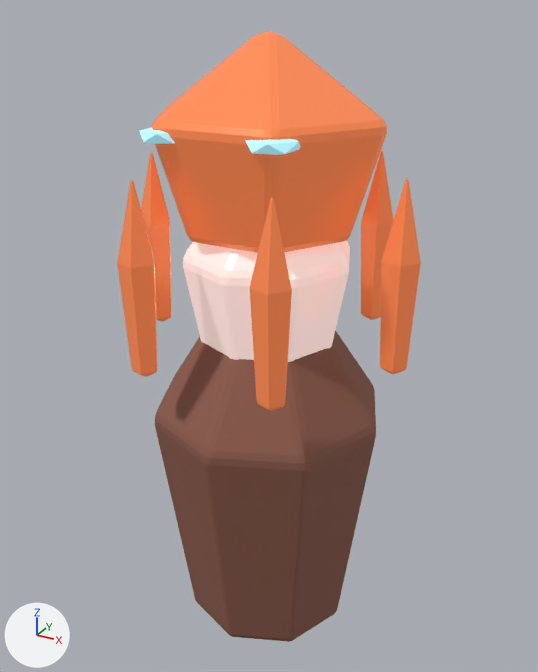
An edit to the Blender file assets/models/source/deep-fracture-creature-FacetSentry-fire.blend, drawn before and after from the same camera.
Camera for both pictures: a 50 mm camera at (1.2, -2.19, 2.55) aimed at (-0.02, 0.03, 1.44). Arrows for +X, +Y and +Z are at lower left; the lights stay in place. The picture after the commit comes second.

The older version as bpy lines, for what is in view:
```python
ob_control_core = bpy.data.objects.new('control-core', me_control_core)
ob_control_core.location = (0.0, 0.0, 1.695)
ob_inset_eye_1 = bpy.data.objects.new('inset-eye-1', me_icosphere_001)
ob_inset_eye_1.location = (0.185, -0.306, 2.196)
ob_pedestal = bpy.data.objects.new('pedestal', me_pedestal)
ob_pedestal.location = (0.0, 0.0, 1.026)
ob_prong0 = bpy.data.objects.new('prong0', me_prong0)
ob_prong0.location = (0.486, 0.0, 1.752)
ob_prong1 = bpy.data.objects.new('prong1', me_prong1)
ob_prong1.location = (0.246, -0.416, 1.752)
ob_prong2 = bpy.data.objects.new('prong2', me_prong2)
ob_prong2.location = (-0.234, -0.416, 1.752)
ob_prong3 = bpy.data.objects.new('prong3', me_prong3)
ob_prong3.location = (-0.474, 0.0, 1.752)
ob_prong5 = bpy.data.objects.new('prong5', me_prong5)
ob_prong5.location = (0.246, 0.416, 1.752)
ob_sensor = bpy.data.objects.new('sensor', me_sensor)
ob_sensor.location = (0.0, 0.0, 2.162)
```
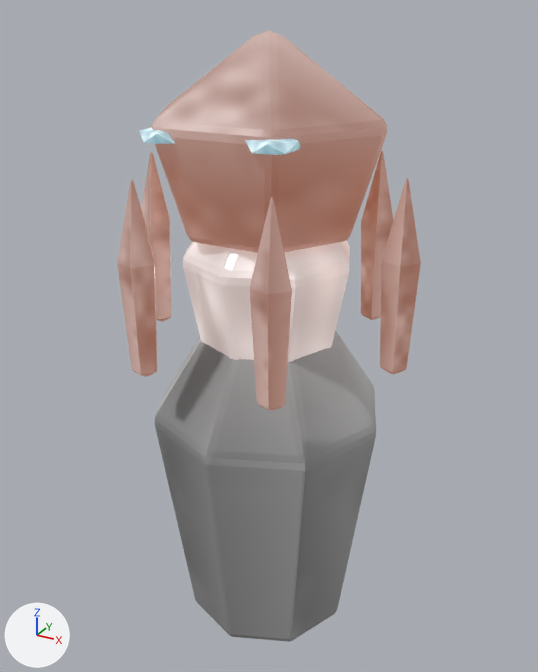
Where the change shows, as pixel boxes (x1, y1, x2, y2) in the pictures (538 x 672 px):
'pedestal', recoloured (brown to grey)
    both: (155, 330, 376, 642)
'sensor', recoloured (orange to beige)
    both: (151, 30, 387, 253)
'control-core', recoloured
    both: (183, 240, 350, 362)
'prong1', recoloured (orange to beige)
    both: (250, 197, 292, 411)
'prong0', recoloured (orange to beige)
    both: (380, 178, 421, 374)
'prong2', recoloured (orange to beige)
    both: (117, 179, 157, 377)
'prong5', recoloured (orange to beige)
    both: (361, 151, 394, 320)
'prong3', recoloured (orange to beige)
    both: (141, 151, 171, 322)
'inset-eye-1', recoloured
    both: (245, 139, 301, 155)
'inset-eye--1', recoloured
    both: (139, 128, 175, 144)

Edits to the bpy script that builds the scene:
```text
Change me_control_core:
    where me_control_core.from_pydata(...)  # 18 vertices, 32 faces; spans x -0.31..0.31, y -0.31..0.31, z -0.425..0.425
    remove me_control_core.materials.append(mat_export_source)  # pale pink #fde4dd, glowing white #ffffff
    add me_control_core.materials.append(mat_export_source_crystal)  # picture img_creature_crystal, glowing white #ffffff
Change me_pedestal:
    where me_pedestal.from_pydata(...)  # 18 vertices, 32 faces; spans x -0.44..0.44, y -0.44..0.44, z -0.83..0.83
    remove me_pedestal.materials.append(mat_export_source_001)  # brown #8f5d4d
    add me_pedestal.materials.append(mat_export_source_001_carapace)  # picture img_creature_carapace
Change me_sensor:
    where me_sensor.from_pydata(...)  # 14 vertices, 24 faces; spans x -0.42..0.42, y -0.364..0.364, z -0.342..0.342
    remove me_sensor.materials.append(mat_export_source_002)  # orange #f98650, glowing orange #e27948
    add me_sensor.materials.append(mat_export_source_002_carapace)  # picture img_creature_carapace, glowing orange #e27948
Change me_prong0:
    where me_prong0.from_pydata(...)  # 12 vertices, 20 faces; spans x -0.059..0.059, y -0.062..0.062, z -0.342..0.342
    remove me_prong0.materials.append(mat_export_source_002)  # orange #f98650, glowing orange #e27948
    add me_prong0.materials.append(mat_export_source_002_carapace)  # picture img_creature_carapace, glowing orange #e27948
Change me_prong1:
    where me_prong1.from_pydata(...)  # 12 vertices, 20 faces; spans x -0.059..0.059, y -0.062..0.062, z -0.342..0.342
    remove me_prong1.materials.append(mat_export_source_002)  # orange #f98650, glowing orange #e27948
    add me_prong1.materials.append(mat_export_source_002_carapace)  # picture img_creature_carapace, glowing orange #e27948
Change me_prong2:
    where me_prong2.from_pydata(...)  # 12 vertices, 20 faces; spans x -0.059..0.059, y -0.062..0.062, z -0.342..0.342
    remove me_prong2.materials.append(mat_export_source_002)  # orange #f98650, glowing orange #e27948
    add me_prong2.materials.append(mat_export_source_002_carapace)  # picture img_creature_carapace, glowing orange #e27948
Change me_prong3:
    where me_prong3.from_pydata(...)  # 12 vertices, 20 faces; spans x -0.059..0.059, y -0.062..0.062, z -0.342..0.342
    remove me_prong3.materials.append(mat_export_source_002)  # orange #f98650, glowing orange #e27948
    add me_prong3.materials.append(mat_export_source_002_carapace)  # picture img_creature_carapace, glowing orange #e27948
Change me_prong5:
    where me_prong5.from_pydata(...)  # 12 vertices, 20 faces; spans x -0.059..0.059, y -0.062..0.062, z -0.342..0.342
    remove me_prong5.materials.append(mat_export_source_002)  # orange #f98650, glowing orange #e27948
    add me_prong5.materials.append(mat_export_source_002_carapace)  # picture img_creature_carapace, glowing orange #e27948
Change me_icosphere:
    where me_icosphere.from_pydata(...)  # 12 vertices, 20 faces; spans x -0.079..0.079, y -0.08..0.08, z -0.031..0.031
    remove me_icosphere.materials.append(mat_inset_elemental_eyes)  # cyan #bcedf3, glowing cyan #89d3e7
    add me_icosphere.materials.append(mat_inset_elemental_eyes_crystal)  # picture img_creature_crystal, glowing cyan #89d3e7
Change me_icosphere_001:
    where me_icosphere_001.from_pydata(...)  # 12 vertices, 20 faces; spans x -0.079..0.079, y -0.08..0.08, z -0.031..0.031
    remove me_icosphere_001.materials.append(mat_inset_elemental_eyes)  # cyan #bcedf3, glowing cyan #89d3e7
    add me_icosphere_001.materials.append(mat_inset_elemental_eyes_crystal)  # picture img_creature_crystal, glowing cyan #89d3e7
```
